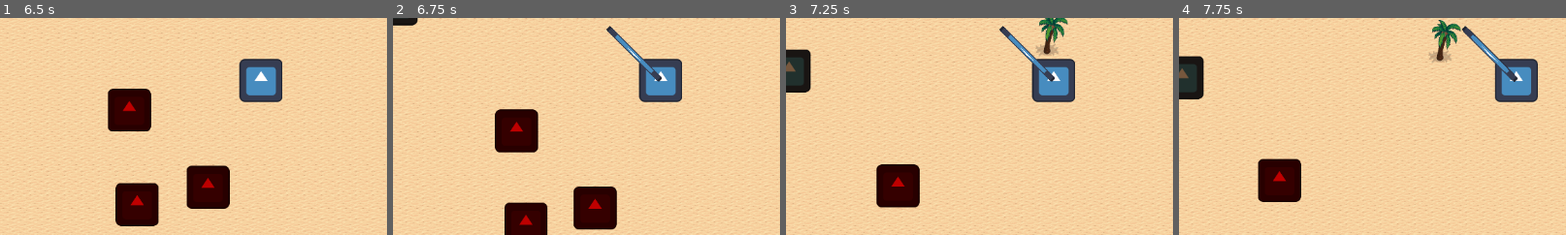
Above: before the commit, frames 1-4 (left to right).
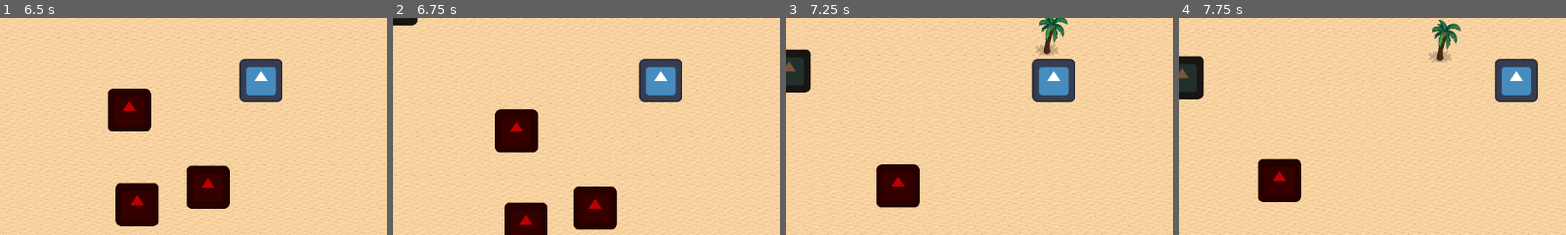
Above: after the commit, the same moments.

Repository: xMarcoMax/BeatchSlash
Game: Godot game, scene res://Scenes/level.tscn
Same seed, same stepped clock (60 frames per second), same inputs: the game is played once before the commit and once after it. The engine's default icon, where the game draws it, is replaced by a stand-in: a white triangle on a blue panel in a dark square.
Inputs (mouse positions are % of the whole screen's width and height, from its top left):
- Up to frame 1 (6.5 s): tap Enter at 0.5 s; move the mouse to (72, 45) at 0.52 s; hold Right (ui_right) 0.53-1.28 s; hold Space (run) 0.53-1.28 s; move the mouse to (30, 55) at 1.27 s; hold Down (ui_down) 1.28-2.03 s; right-click (30, 55) at 1.35 s; move the mouse to (60, 28) at 2.02 s; press the mouse at (60, 28) at 2.03 s; hold Right (ui_right) 2.03-2.78 s; move the mouse to (45, 70) at 2.77 s; release the mouse at (45, 70) at 2.78 s; hold Up (ui_up) 2.78-3.53 s; tap Space (run) at 2.85 s; move the mouse to (80, 65) at 3.52 s; hold Right mouse button (shoot_sand) 3.53-4.28 s; hold Left (ui_left) 3.53-5.03 s; move the mouse to (20, 35) at 4.27 s; click (20, 35) at 4.35 s; move the mouse to (55, 50) at 5.02 s; hold Down (ui_down) 5.03-5.78 s; hold Space (run) 5.03-5.78 s; move the mouse to (35, 25) at 5.77 s; hold Right (ui_right) from 5.78 s (still down); right-click (35, 25) at 5.85 s
- Up to frame 2 (6.75 s): move the mouse to (72, 45) at 6.52 s; release Right (ui_right) at 6.53 s; press the mouse at (72, 45) at 6.53 s; hold Up (ui_up) from 6.53 s (still down)
- Up to frame 3 (7.25 s): keep holding Up (ui_up)
- Up to frame 4 (7.75 s): move the mouse to (30, 55) at 7.27 s; release Up (ui_up) at 7.28 s; release the mouse at (30, 55) at 7.28 s; hold Right (ui_right) from 7.28 s (still down); tap Space (run) at 7.35 s
The pictures show only the part of the screen within x 35-85%, y 36-86%; the shares and areas given below are measured in that part.

Frame 1 is identical in both runs. In frame 2, 0.5% of the frame differs, in the area x 55-70%, y 3-30%; in frame 3, 0.5%; in frame 4, 0.6%, in the area x 72-88%, y 3-30%.

Commit message:
Fix animazione melee destra

Diff:
--- a/Characters/player.tscn
+++ b/Characters/player.tscn
@@ -5,6 +5,21 @@
 
 [sub_resource type="RectangleShape2D" id="RectangleShape2D_faqlr"]
 size = Vector2(130, 129)
+
+[sub_resource type="Animation" id="Animation_i6o8t"]
+length = 0.001
+tracks/0/type = "value"
+tracks/0/imported = false
+tracks/0/enabled = true
+tracks/0/path = NodePath("umbrella:rotation")
+tracks/0/interp = 1
+tracks/0/loop_wrap = true
+tracks/0/keys = {
+"times": PackedFloat32Array(0),
+"transitions": PackedFloat32Array(1),
+"update": 0,
+"values": [0.785398]
+}
 
 [sub_resource type="Animation" id="Animation_gi8aj"]
 resource_name = "attack_down"
@@ -22,8 +37,9 @@
 "values": [0.785398, 2.3719]
 }
 
-[sub_resource type="Animation" id="Animation_i6o8t"]
-length = 0.001
+[sub_resource type="Animation" id="Animation_hp3pg"]
+resource_name = "attack_left"
+length = 0.1
 tracks/0/type = "value"
 tracks/0/imported = false
 tracks/0/enabled = true
@@ -31,10 +47,10 @@
 tracks/0/interp = 1
 tracks/0/loop_wrap = true
 tracks/0/keys = {
-"times": PackedFloat32Array(0),
-"transitions": PackedFloat32Array(1),
+"times": PackedFloat32Array(0, 0.1),
+"transitions": PackedFloat32Array(1, 1),
 "update": 0,
-"values": [0.785398]
+"values": [-3.92699, -2.35619]
 }
 
 [sub_resource type="Animation" id="Animation_gya7r"]
@@ -69,22 +85,6 @@
 "values": [-2.35619, -0.785398]
 }
 
-[sub_resource type="Animation" id="Animation_hp3pg"]
-resource_name = "attack_left"
-length = 0.1
-tracks/0/type = "value"
-tracks/0/imported = false
-tracks/0/enabled = true
-tracks/0/path = NodePath("umbrella:rotation")
-tracks/0/interp = 1
-tracks/0/loop_wrap = true
-tracks/0/keys = {
-"times": PackedFloat32Array(0, 0.1),
-"transitions": PackedFloat32Array(1, 1),
-"update": 0,
-"values": [-3.92699, -2.35619]
-}
-
 [sub_resource type="AnimationLibrary" id="AnimationLibrary_n8f0p"]
 _data = {
 "RESET": SubResource("Animation_i6o8t"),
--- a/Scripts/player.gd
+++ b/Scripts/player.gd
@@ -40,7 +40,7 @@
 	else:
 		var direction = "down"
 		if velocity.x < 0: direction = "left"
-		elif velocity.x > 0: direction = "rigt"
+		elif velocity.x > 0: direction = "right"
 		elif velocity.y < 0: direction = "up"
 		print(direction)
 		last_animation = direction
